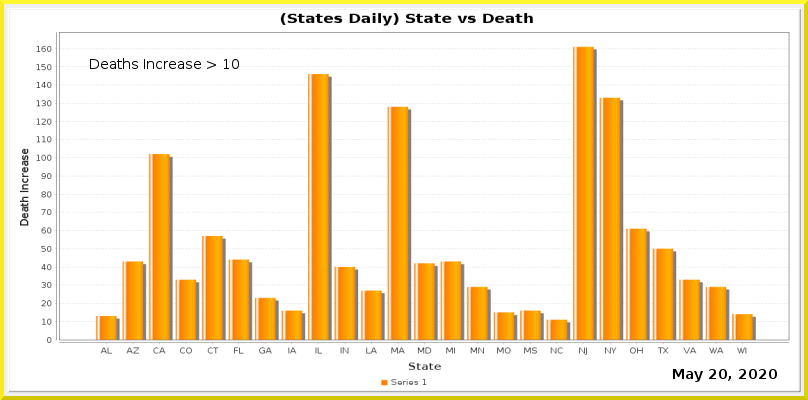
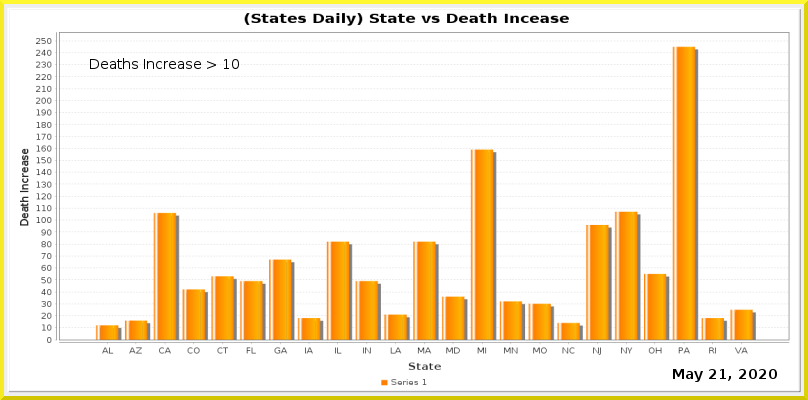
Two versions of the same layered image (808×400). Layer-by-layer changes:
painted on "Current Date" over [719, 369, 727, 379]
painted on "Date_vs_TestIncrease.png" over [36, 13, 788, 355]
